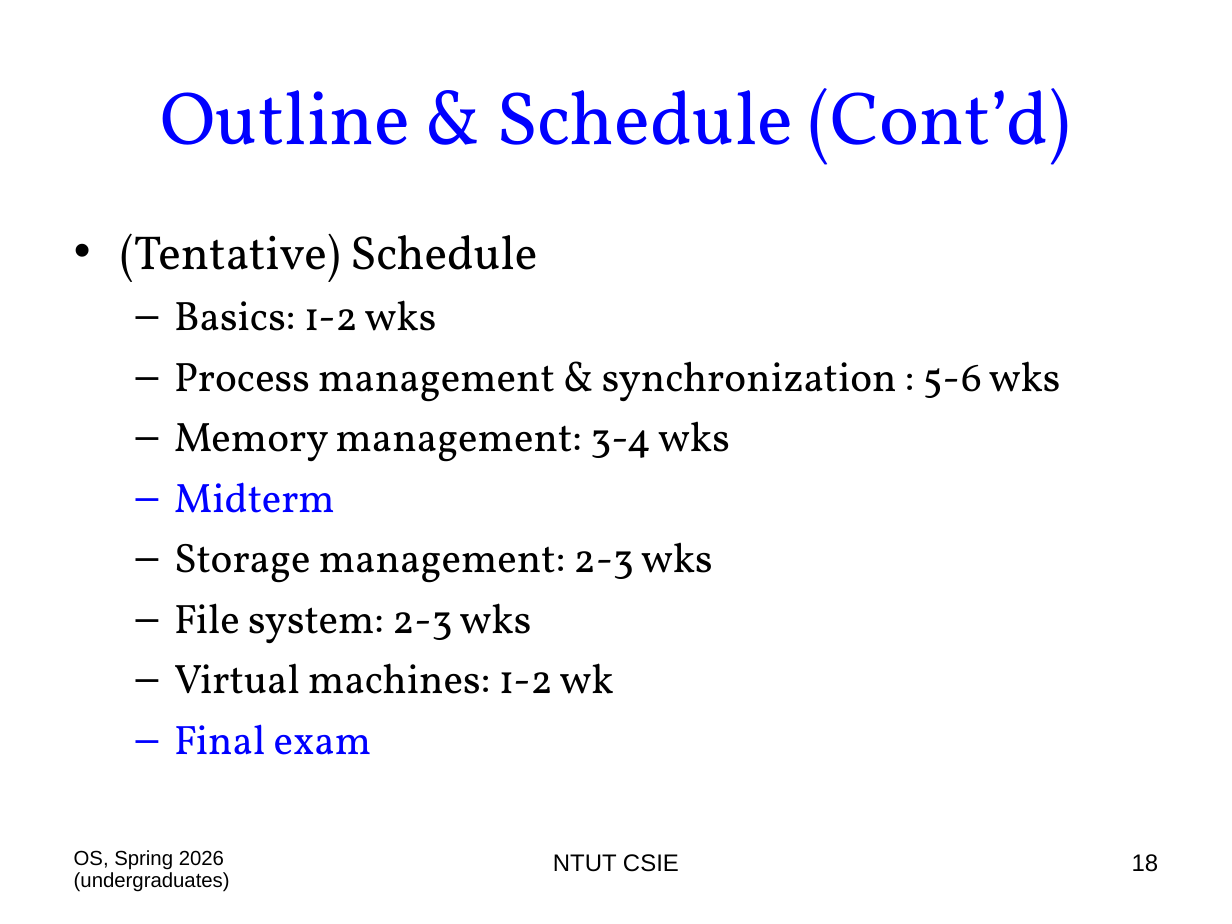
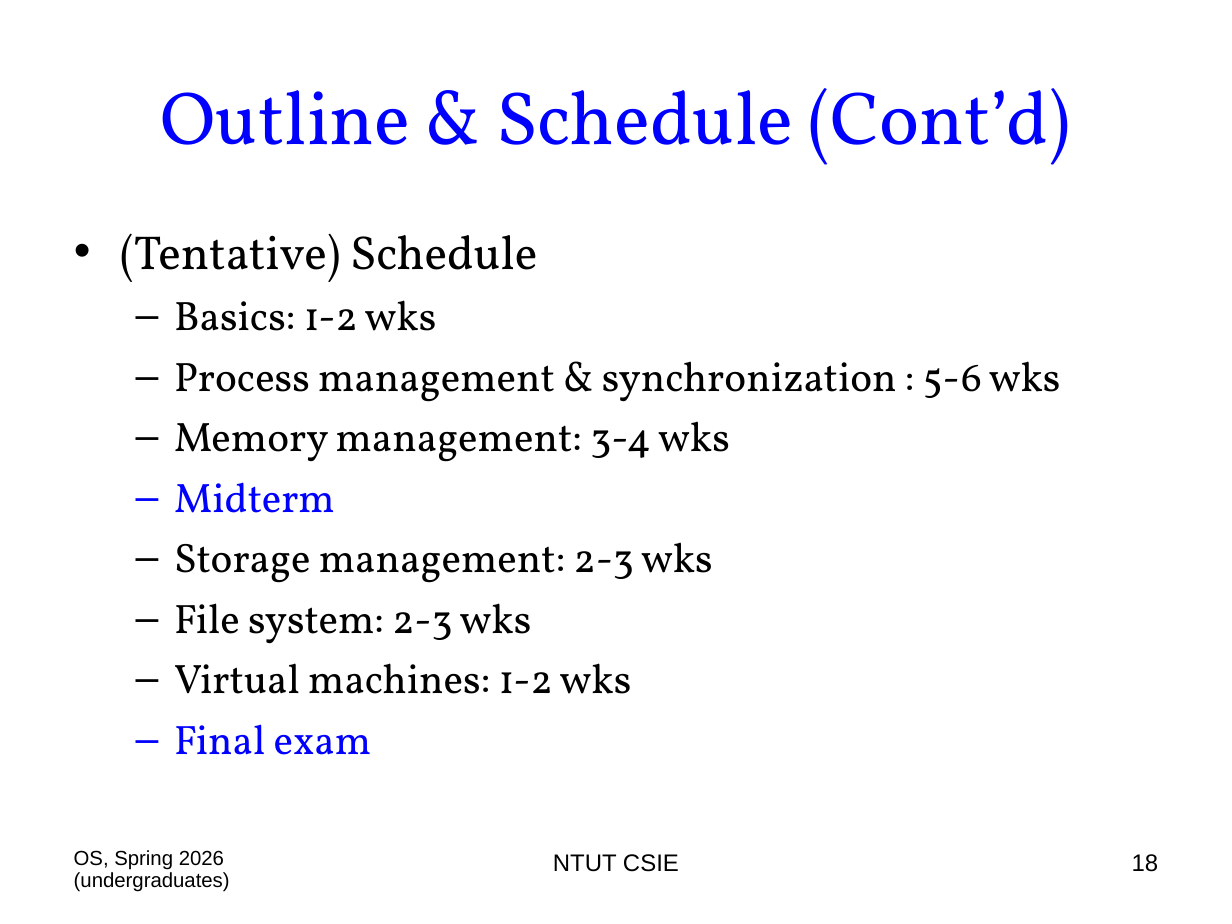
Before and after one commit to chriswjh/chriswjh.github.io, a slide deck: slide 18 of OSu/00-Overview.ppt. Drawn at 1232x924 pixels with LibreOffice and Linux fonts; fonts in the diff are those of the drawing. Boxes give left, top, right and bottom in pixels: in the first picture for what was removed or moved away, otherwise in the second. Text is boxed around its words. In the diff, an @@ line names an element or a change of style, - is before the commit and + after.

```diff
--- a/OSu/00-Overview.ppt
+++ b/OSu/00-Overview.ppt
@@ text at bbox=[174, 663, 632, 694]: text changed @@
-  – Virtual machines: 1-2 wk
+  – Virtual machines: 1-2 wks
```
Also in this commit, not shown: 5 other slides changed, 1 other file.
